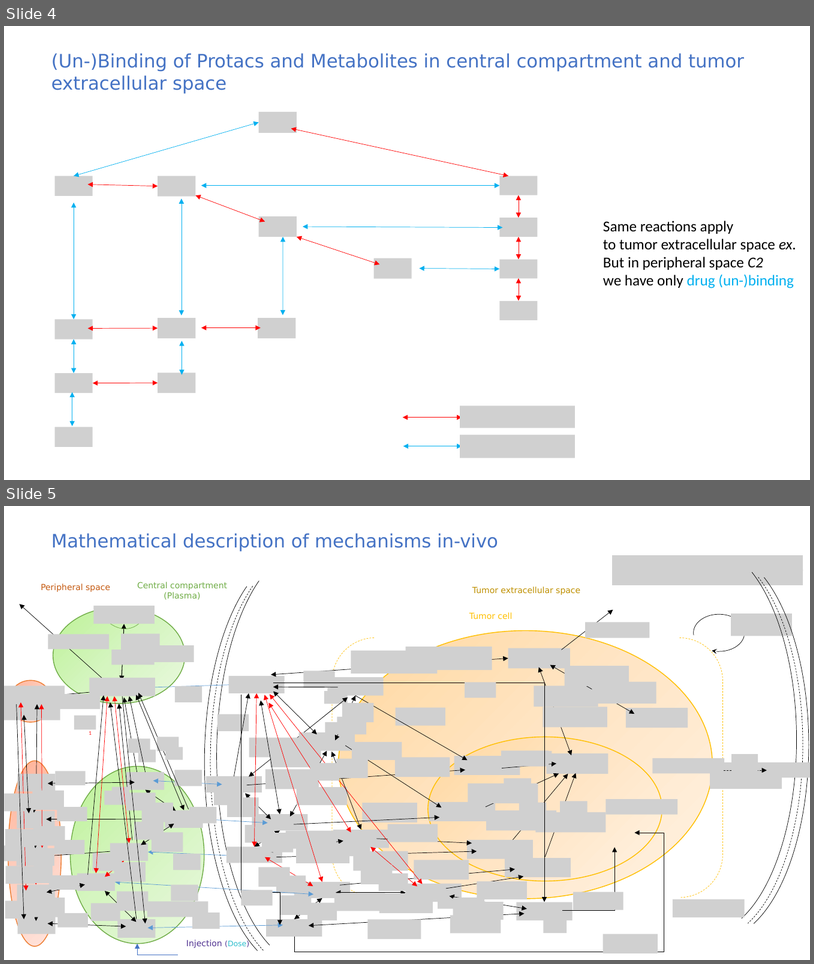
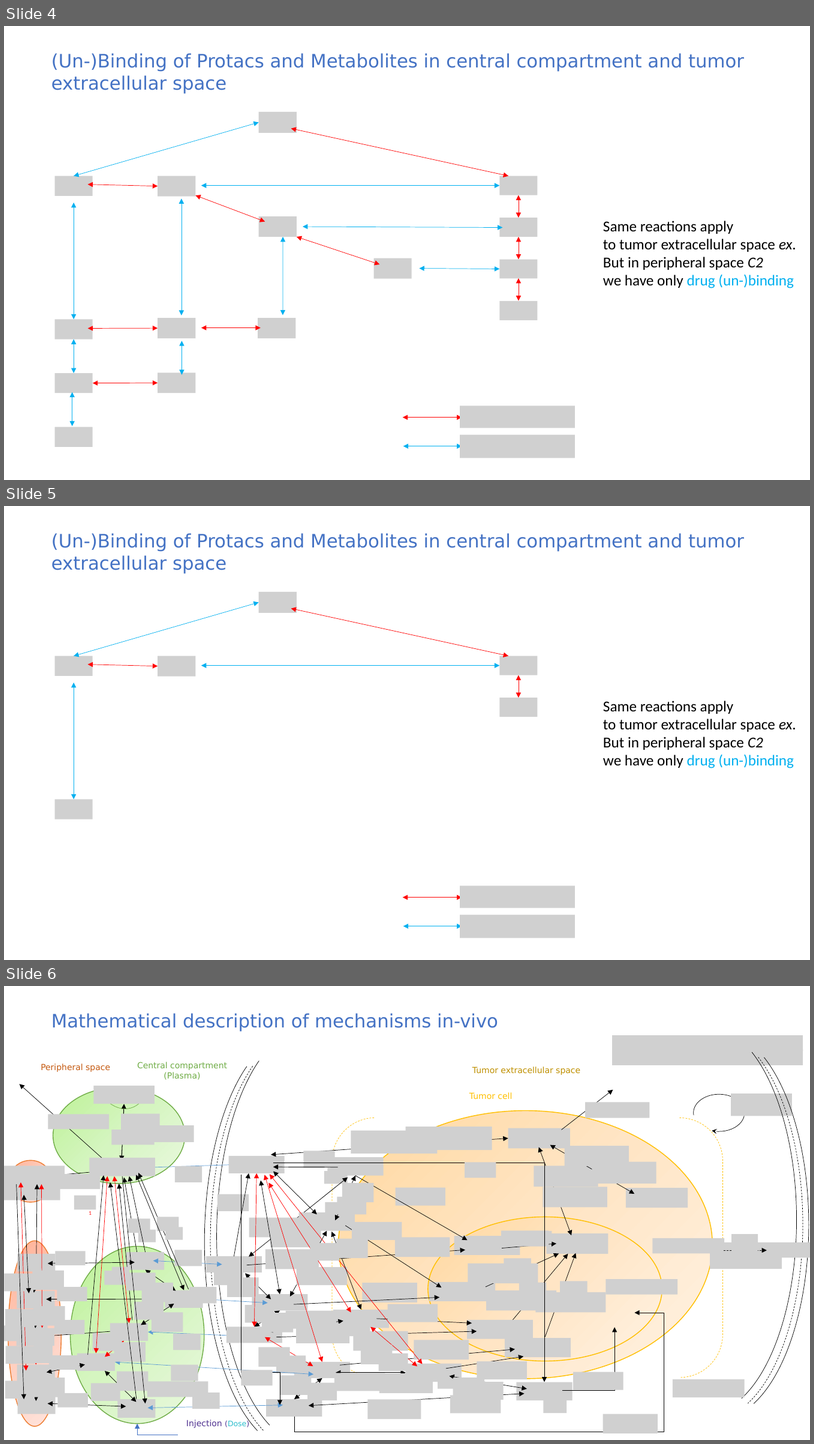
Before and after one commit to judith-stein/hc-protac-shuttle-rshiny-in-vivo, a slide deck: www/logistic_pk_pd_equations_explained.pptx. Shown one above the other, each under a label of ours: slides 4 and 5 before the commit, slides 4, 5 and 6 after it. The pictures are 814x964 and 814x1444 pixels, drawn with LibreOffice and Linux fonts; fonts in the diff are those of the drawing; grey boxes stand for pictures. Boxes give left, top, right and bottom in pixels: in the first picture for what was removed or moved away, otherwise in the second. Text is boxed around its words. In the diff, an @@ line names an element or a change of style, - is before the commit and + after.

```diff
--- a/www/logistic_pk_pd_equations_explained.pptx
+++ b/www/logistic_pk_pd_equations_explained.pptx
@@ slide 5 added at box(4, 506, 810, 960), background #FFFFFF @@
@@ text added at box(51, 533, 744, 574), 22 pt, text #4472C4 @@
+(Un-)Binding of Protacs and Metabolites in central compartment and tumor extracellular space
@@ picture added at box(258, 592, 297, 613) @@
@@ double arrow added from (258, 602) to (74, 656), #00B0F0 0.5 pt @@
@@ double arrow added from (291, 608) to (509, 656), #FF0000 0.5 pt @@
@@ picture added at box(55, 656, 93, 676) @@
@@ double arrow added from (88, 664) to (158, 666), #FF0000 0.5 pt @@
@@ picture added at box(158, 656, 196, 676) @@
@@ double arrow added from (201, 666) to (500, 666), #00B0F0 0.5 pt @@
@@ picture added at box(500, 656, 538, 675) @@
@@ double arrow added from (74, 682) to (74, 799), #00B0F0 0.5 pt @@
@@ double arrow added from (519, 675) to (519, 698), #FF0000 0.5 pt @@
@@ picture added at box(500, 698, 538, 717) @@
@@ text added at box(603, 700, 797, 768), 18 pt, text #000000 @@
+Same reactions apply
+to tumor extracellular space ex.
+But in peripheral space C2
+we have only drug (un-)binding
@@ picture added at box(55, 799, 93, 819) @@
@@ double arrow added from (402, 897) to (462, 897), #FF0000 0.5 pt @@
@@ picture added at box(460, 885, 575, 907) @@
@@ picture added at box(460, 915, 575, 937) @@
@@ double arrow added from (403, 926) to (462, 926), #00B0F0 0.5 pt @@
@@ what was slide 5 is now slide 6 @@
```
Also in this commit, not shown: 21 slides changed, 34 other slides added, 7 other files.
